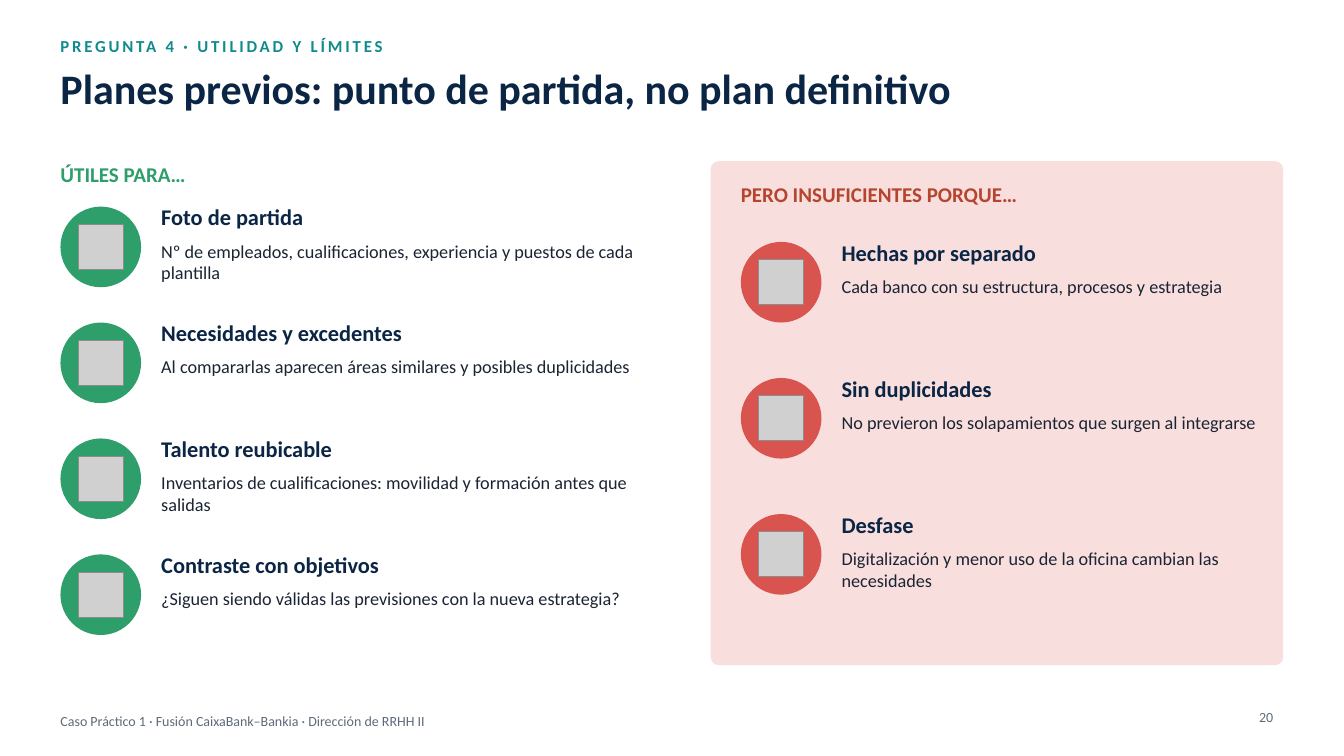
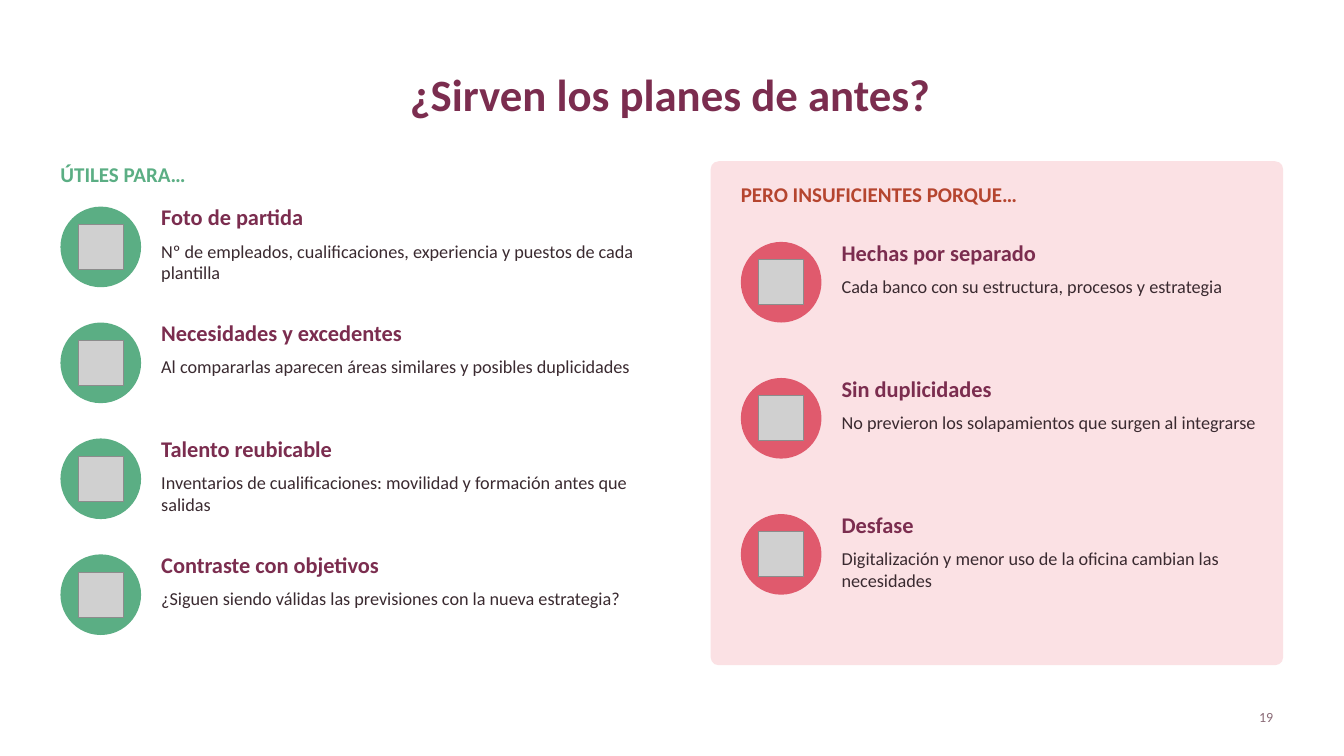
Before and after one commit to germancoortes/Ascensor, a slide deck: slide 19 of caso_caixabank_bankia/Presentacion_Fusion_CaixaBank_Bankia.pptx (slide 20 before the commit). Drawn at 1344x756 pixels with LibreOffice and Linux fonts; fonts in the diff are those of the drawing; grey boxes stand for pictures. Boxes give left, top, right and bottom in pixels: in the first picture for what was removed or moved away, otherwise in the second. Text is boxed around its words. In the diff, an @@ line names an element or a change of style, - is before the commit and + after.

```diff
--- a/caso_caixabank_bankia/Presentacion_Fusion_CaixaBank_Bankia.pptx
+++ b/caso_caixabank_bankia/Presentacion_Fusion_CaixaBank_Bankia.pptx
@@ title "¿Sirven los planes de antes?" at [410, 79, 930, 119]: vertical alignment top to middle @@
@@ text removed at [166, 41, 302, 52] @@
-PREGUNTA 4 · UTILIDAD Y LÍMITES
@@ title at [410, 79, 930, 119]: text changed; size 30 to 32 pt; text colour #0B2545 to #7B2D4F @@
-Planes previos: punto de partida, no plan definitivo
+¿Sirven los planes de antes?
@@ text "ÚTILES PARA…" at [60, 164, 186, 182]: text colour #2E9E6B to #5BAE84 @@
@@ rounded rectangle at [711, 161, 1284, 665]: fill #F8DEDD to #FBE1E4 @@
@@ fill #D9534F to #E05A6D in 3 elements at [741, 242, 822, 323], [741, 378, 822, 459], [741, 514, 822, 595] @@
@@ text colour #0B2545 to #7B2D4F in 7 elements at [161, 209, 303, 229], [161, 325, 402, 345], [161, 441, 332, 457], [161, 557, 379, 577], [842, 245, 1036, 265], [842, 381, 992, 401], [842, 517, 914, 533] @@
@@ fill #2E9E6B to #5BAE84 in 4 elements at [60, 207, 141, 287], [60, 323, 141, 403], [60, 439, 141, 519], [60, 555, 141, 635] @@
@@ text colour #1B2433 to #3A2A30 in 7 elements at [161, 245, 633, 282], [161, 360, 630, 376], [161, 476, 627, 511], [161, 592, 619, 608], [842, 280, 1222, 296], [842, 416, 1256, 432], [842, 552, 1219, 587] @@
@@ text removed at [60, 716, 425, 726] @@
-Caso Práctico 1 · Fusión CaixaBank–Bankia · Dirección de RRHH II
@@ page number at [1259, 713, 1273, 722]: text changed; text colour #5C6B7A to #8A6B77 @@
-20
+19
```
Also in this commit, not shown: 20 other slides changed, 1 slide added, 2 slides removed, 6 other files.
